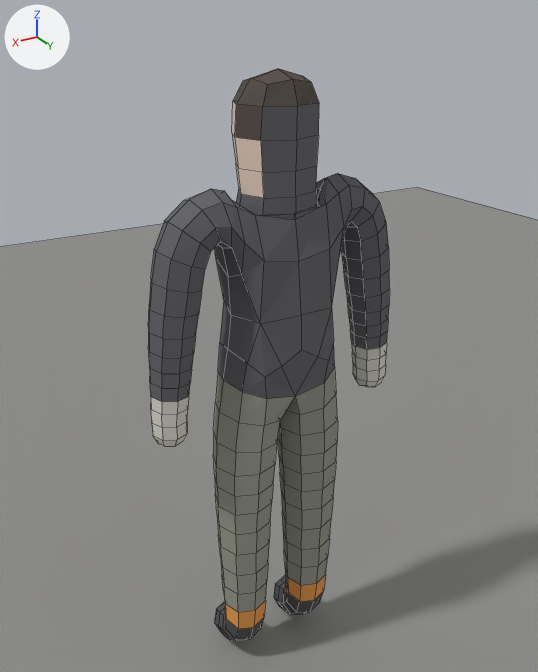
The Blender file assets/characters/hero/hero.blend, before and after one commit.
The view is the same before and after, from a 50 mm camera at (0.955, 1.552, 1.838) aimed at (-0.002, -0.043, 1.041). Arrows for +X, +Y and +Z are at upper left; the lights stay in place. The first picture is the older version. Mesh edges are drawn as thin lines.

Names of what the first picture shows: 'Ground', 'Hero'.
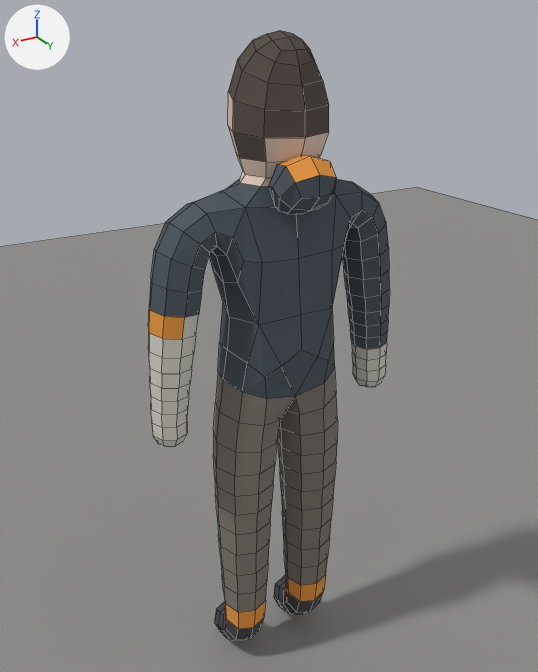
Location of each change, [x1, y1, x2, y2] in pixels of the pictures (538 x 672 px; the box of a moved part takes in the faces that stretch with it):
'Hero', recoloured, reshaped (7% taller)
    before: [148, 68, 390, 641]
    after: [148, 30, 390, 641]
'HoodDown', added
    after: [269, 155, 336, 214]
    faces in mat_hoodie (greyish blue #525b63): [269, 164, 336, 214]
    faces in mat_signal (orange #ea9945): [278, 155, 336, 183]
part 1 of me_herobody, moved or reshaped
    before: [165, 68, 379, 324]
    after: [166, 30, 379, 325]
part 2 of me_herobody, recoloured (dark grey to light grey)
    both: [148, 314, 199, 402]
part 3 of me_herobody, recoloured (dark grey to orange)
    both: [148, 307, 185, 340]

Diff of the bpy script that builds the scene:
```diff
--- a/assets/characters/hero/hero.blend.py
+++ b/assets/characters/hero/hero.blend.py
@@ mat_hoodie @@
 mat_hoodie = principled_material('Hoodie')
-mat_hoodie.base_color = (0.13, 0.13, 0.145)  # dark grey #65656a
+mat_hoodie.base_color = (0.085, 0.105, 0.125)  # greyish blue #525b63
 mat_hoodie.roughness = 0.85
@@ mat_joggers @@
 mat_joggers = principled_material('Joggers')
-mat_joggers.base_color = (0.3, 0.31, 0.26)  # grey #95978b
+mat_joggers.base_color = (0.22, 0.2, 0.175)  # grey #817c74
 mat_joggers.roughness = 0.85
@@ me_herobody @@
-me_herobody.from_pydata(...)  # 633 vertices, 630 faces; spans x -0.37..0.37, y -0.14..0.12, z 0.01..1.73
+me_herobody.from_pydata(...)  # 647 vertices, 636 faces; spans x -0.37..0.37, y -0.14..0.12, z 0.01..1.81
+# me_herobody part 1
+# 87 vertices are removed from x -0.24..0.24, y -0.11..0.11, z 1.35..1.73
+# 111 faces are deleted
+# 6 vertices in x -0.18..0.23, y -0.1..0.1, z 1.24..1.44 move by (-0.01, 0.0, -0.01)
+# 6 vertices in x -0.21..0.21, y -0.07..0.07, z 1.36..1.4 move by (0.0, 0.0, -0.01)
+# 5 vertices in x -0.16..-0.14, y -0.07..0.07, z 1.27..1.34 move by (-0.01, 0.0, -0.02)
+# 5 vertices in x -0.23..0.18, y -0.1..0.1, z 1.31..1.44 move by (0.01, 0.0, -0.01)
+# 3 vertices in x 0.14..0.16, y 0.0..0.07, z 1.25..1.34 move by (0.01, 0.0, -0.02)
+# 3 vertices in x -0.17..0.17, y -0.08..0.08, z 1.39 move by (0.0, 0.0, -0.02)
+# 13 vertices move from x -0.15..0.19, y -0.1..0.1, z 1.28..1.46 to x -0.15..0.19, y -0.1..0.1, z 1.25..1.47
+# 77 vertices are added at x -0.23..0.23, y -0.12..0.12, z 1.31..1.81
+# 39 new faces join them, mat_hoodie (greyish blue #525b63)
+# 34 new faces join them, mat_hair (dark grey #59504b)
+# 26 new faces join them, mat_skin (beige #e5cebf)
+# me_herobody part 2: 36 faces spanning x 0.23..0.36, y -0.06..0.06, z 0.97..1.19 switch from mat_hoodie (dark grey #65656a) to mat_wrap (light grey #d4d1c8)
+# me_herobody part 3: 4 faces spanning x 0.29..0.36, y -0.06..0.06, z 1.14..1.2 switch from mat_hoodie (dark grey #65656a) to mat_signal (orange #ea9945)
+# other edits to the shape of me_herobody do not show in these pictures
 me_herobody.materials.append(mat_skin)
@@ me_herobody @@
 me_herobody.materials.append(mat_joggers)
-me_herobody.materials.append(mat_cuff)  # orange #e79b50
 me_herobody.materials.append(mat_sneaker)
 me_herobody.materials.append(mat_sole)
+me_herobody.materials.append(mat_eye)  # dark grey #38383f
+me_herobody.materials.append(mat_pocket)  # dark grey #5f676e
@@ ob_hooddown @@
+ob_hooddown = bpy.data.objects.new('HoodDown', me_hooddown)  # 42 vertices, 40 faces; spans x -0.082..0.082, y 0.037..0.182, z 1.407..1.549; in mat_hoodie (greyish blue #525b63), mat_signal (orange #ea9945)
+ob_hooddown.location = (0.0, 0.0, 0.0)
```
